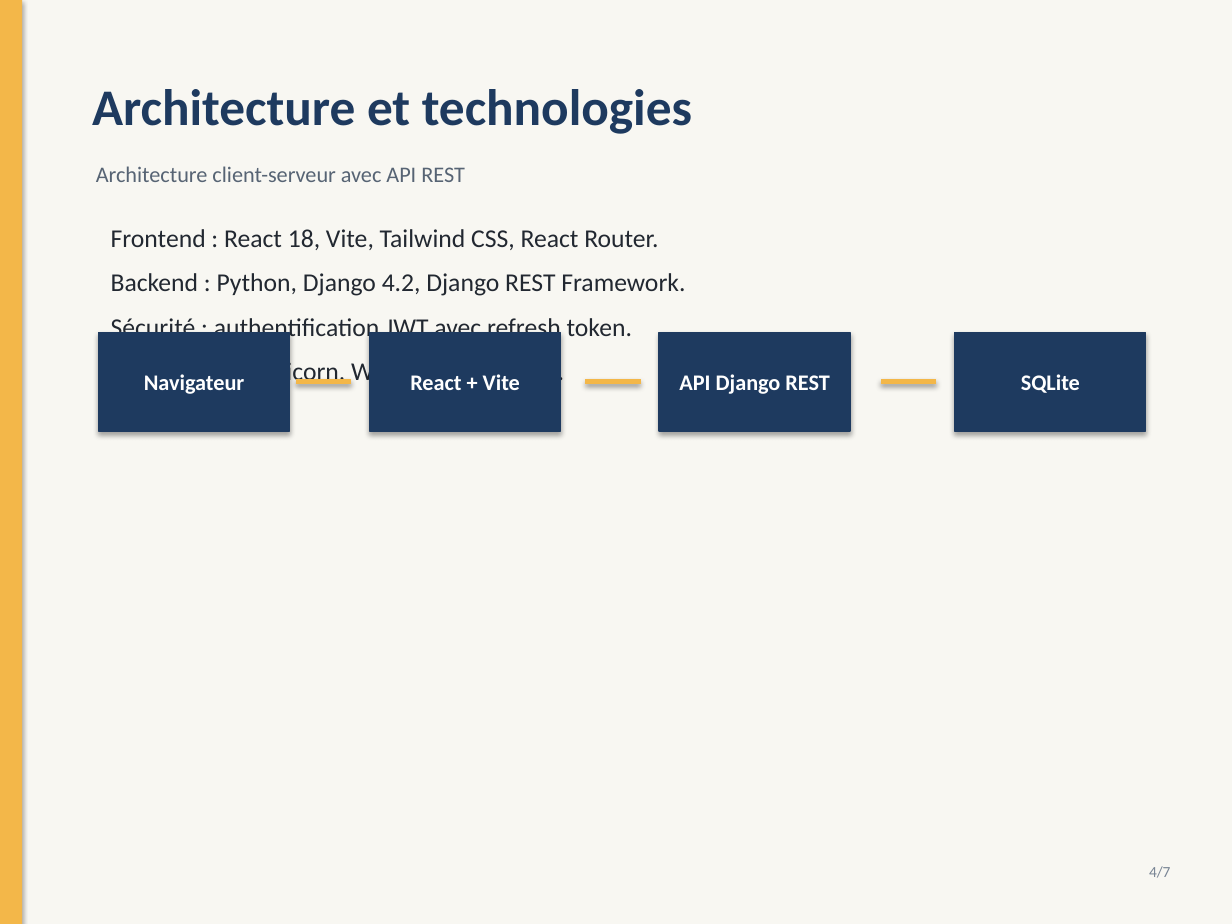
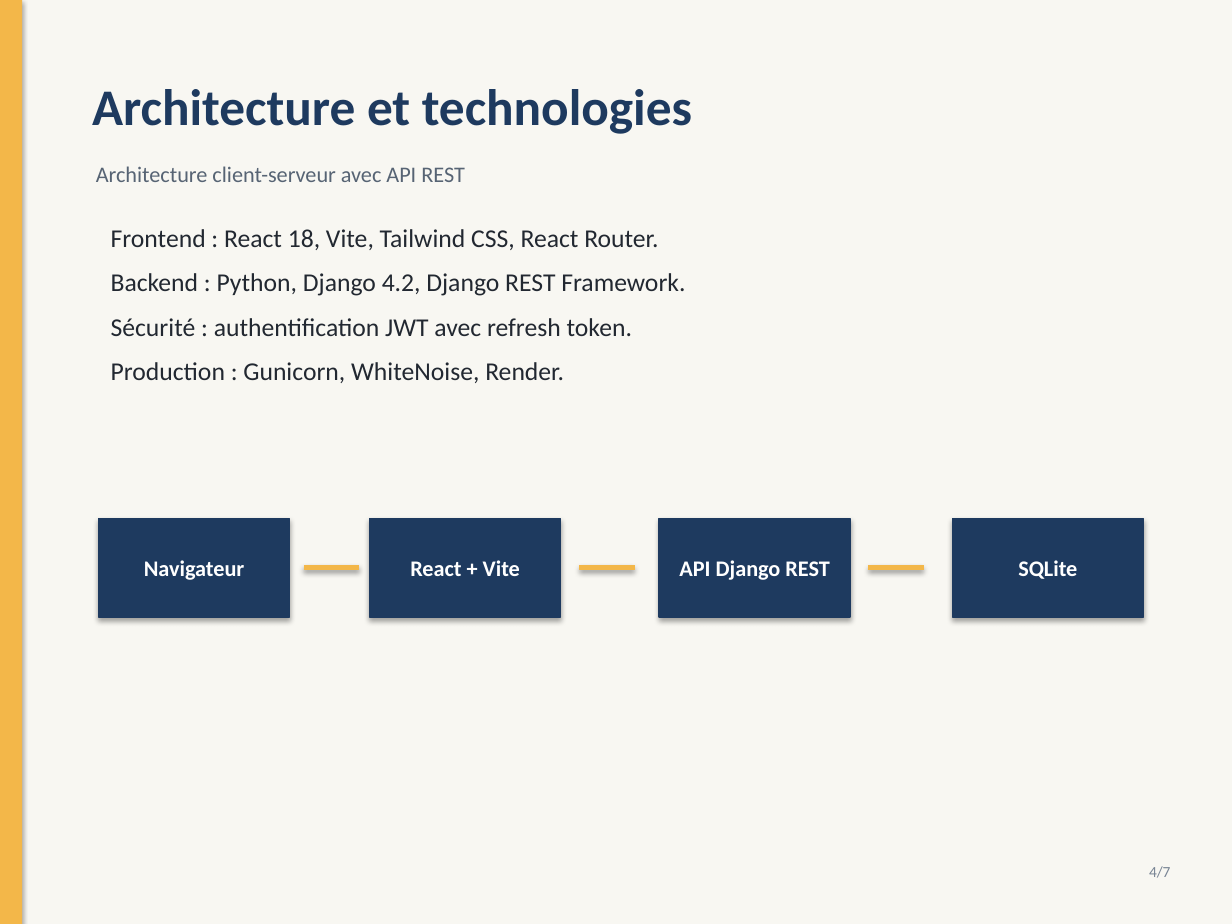
Before and after one commit to Mr-Jeankarl/appli-eduprimaire, a slide deck: slide 4 of docs/PRESENTATION_EDUPRIMAIRE_7_SLIDES.pptx. Drawn at 1232x924 pixels with LibreOffice and Linux fonts; fonts in the diff are those of the drawing. Boxes give left, top, right and bottom in pixels: in the first picture for what was removed or moved away, otherwise in the second. Text is boxed around its words. In the diff, an @@ line names an element or a change of style, - is before the commit and + after.

```diff
--- a/docs/PRESENTATION_EDUPRIMAIRE_7_SLIDES.pptx
+++ b/docs/PRESENTATION_EDUPRIMAIRE_7_SLIDES.pptx
@@ 3 rectangles: place and size @@
-3 rectangles at <box>99,333,850,431</box>
+3 rectangles at <box>99,519,850,617</box>
@@ rectangle "SQLite": place and size @@
-rectangle "SQLite" at <box>955,333,1146,431</box>
+rectangle "SQLite" at <box>952,519,1143,617</box>
@@ line moved from (296, 382) - (351, 382) to (304, 568) - (360, 568) @@
@@ line moved from (585, 382) - (641, 382) to (579, 568) - (634, 568) @@
@@ line moved from (881, 382) - (936, 382) to (869, 568) - (924, 568) @@
```
Also in this commit, not shown: 43 other files.
